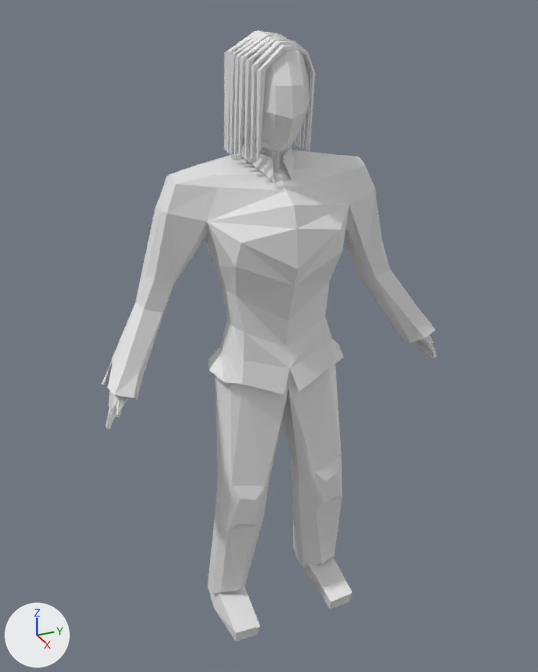
The Blender file GameAssets/Blender/Weapons/Player.blend as it was, and as the next commit left it.
Camera for both pictures: a 50 mm camera at (9.0, -4.02, 0.62) aimed at (0.14, -0.03, -3.81). Arrows for +X, +Y and +Z are at lower left; the lights stay in place.

The older version as bpy lines, for what is in view:
```python
me_cube = bpy.data.meshes.new('Cube')
me_cube.from_pydata(...)  # 496 vertices, 434 faces; spans x -12.7..8.1, y -24.4..1.2, z -19.5..6.3
me_cube_001 = bpy.data.meshes.new('Cube.001')
me_cube_001.from_pydata(...)  # 353 vertices, 327 faces; spans x -1.1..2.4, y 0.0..5.4, z -18.0..0.3
ob_cube = bpy.data.objects.new('Cube', me_cube_001)
ob_cube.location = (0.0, 0.0, 0.0)
ob_cube.scale = (0.469, 0.469, 0.469)
_m = ob_cube.modifiers.new('Mirror', 'MIRROR')
_m.use_axis = (False, True, False)
_m.use_clip = True
ob_cube_001 = bpy.data.objects.new('Cube.001', me_cube)
ob_cube_001.location = (0.45, 0.18, 0.07)
ob_cube_001.rotation_euler = (0.798, 0.317, 0.0)  # degrees (46, 18, 0)
ob_cube_001.scale = (0.0616, 0.0616, 0.0616)
```
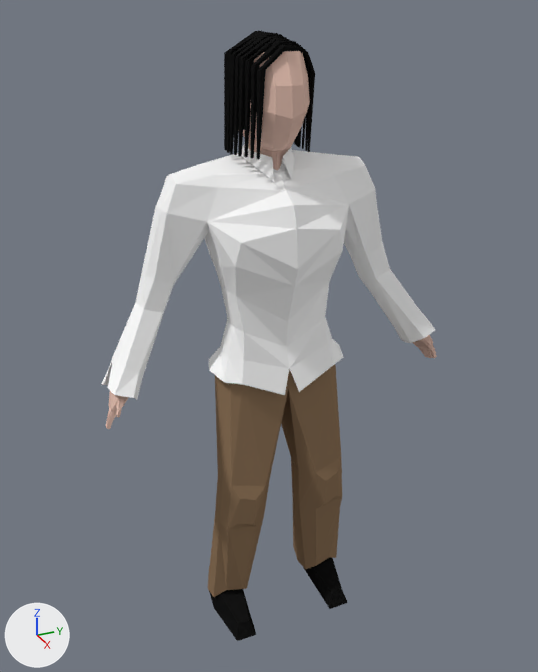
What changed in the scene script:
```text
Add mat_hair:
    mat_hair = diffuse_material('Hair')
    mat_hair.base_color = (0.00808, 0.00808, 0.00808)  # black #161616
Add mat_shirt:
    mat_shirt = diffuse_material('Shirt')
    mat_shirt.base_color = (1.0, 1.0, 1.0)  # white #ffffff
Add mat_trousers:
    mat_trousers = diffuse_material('Trousers')
    mat_trousers.base_color = (0.274, 0.177, 0.102)  # brown #8f755a
Add mat_skin:
    mat_skin = diffuse_material('Skin')
    mat_skin.base_color = (0.8, 0.542, 0.453)  # beige #e7c2b3
Change me_cube_001:
    used by ob_cube; location = (0.0, 0.0, 0.0); scale = (0.469, 0.469, 0.469)
    remove me_cube_001.from_pydata(...)  # 353 vertices, 327 faces; spans x -1.1..2.4, y 0.0..5.4, z -18.0..0.3
    add me_cube_001.from_pydata(...)  # 353 vertices, 327 faces; spans x -1.1..2.2, y 0.0..5.4, z -18.0..0.3
    me_cube_001 part 1
    me_cube_001.vertices[34].co: (0.7, 1.2, -17.1) -> (0.7, 1.3, -17.1)  # pixel (307, 562) -> not seen
    me_cube_001.vertices[40].co: (1.0, 2.2, -16.9) -> (1.0, 2.0, -16.9)  # pixel (334, 555) -> pixel (329, 557)
    me_cube_001.vertices[42].co: (1.1, 1.6, -17.0) -> (1.1, 1.4, -17.0)  # pixel (321, 563) -> pixel (316, 565)
    me_cube_001.vertices[48].co: (2.4, 1.3, -17.5) -> (2.0, 1.5, -17.5)  # pixel (330, 601) -> pixel (331, 592)
    me_cube_001.vertices[49].co: (2.3, 2.2, -17.5) -> (2.0, 2.0, -17.5)  # pixel (352, 592) -> pixel (341, 588)
    me_cube_001.vertices[170].co: (0.7, 2.4, -17.2) -> (0.8, 2.4, -17.2)  # pixel (334, 555) -> pixel (336, 557)
    me_cube_001.vertices[173].co: (0.6, 1.1, -17.3) -> (0.8, 1.1, -17.3)  # pixel (303, 566) -> pixel (305, 569)
    me_cube_001 part 2: 140 of the faces centred in x -0.8..1.9, y 0.0..5.1, z -9.1..-0.7 switch from no material to mat_shirt (white #ffffff)
    me_cube_001 part 3: all 18 faces centred in x -0.3..2.3, y 1.3..2.2, z -17.9..-17.3 switch from no material to mat_hair (black #161616)
    me_cube_001 part 4: all 16 faces centred in x -0.7..0.9, y 0.2..0.9, z -1.6..0.3 switch from no material to mat_hair (black #161616)
    me_cube_001 part 5: 47 of the faces centred in x -0.5..1.8, y 0.2..2.3, z -17.2..-8.4 switch from no material to mat_trousers (brown #8f755a)
    me_cube_001 part 6: 84 of the faces centred in x 0.5..1.6, y 4.6..5.4, z -9.6..-8.3 switch from no material to mat_skin (beige #e7c2b3)
    me_cube_001 part 7: 22 of the faces centred in x -0.6..1.5, y 0.1..0.7, z -2.8..-0.3 switch from no material to mat_skin (beige #e7c2b3)
Change me_cube:
    where me_cube.from_pydata(...)  # 496 vertices, 434 faces; spans x -12.7..8.1, y -24.4..1.2, z -19.5..6.3
    add me_cube.materials.append(mat_hair)  # black #161616
```

Pixel boxes [x1, y1, x2, y2] of what changed, in the pictures (538 x 672 px; the box of a moved part takes in the faces that stretch with it):
'Cube', reshaped, recoloured
    both: [101, 49, 437, 641]
'Cube.001', recoloured (white to black)
    both: [224, 30, 315, 159]
part 1 of me_cube_001, moved or reshaped
    before: [208, 497, 352, 641]
    after: [208, 497, 348, 641]
part 2 of me_cube_001, recoloured
    both: [101, 143, 435, 399]
part 3 of me_cube_001, recoloured
    both: [209, 567, 306, 607]
part 4 of me_cube_001, recoloured
    both: [236, 49, 299, 131]
part 5 of me_cube_001, recoloured (white to brown)
    both: [208, 364, 342, 579]
part 6 of me_cube_001, recoloured (white to beige)
    both: [106, 335, 437, 429]
part 7 of me_cube_001, recoloured (white to beige)
    both: [243, 51, 310, 170]
